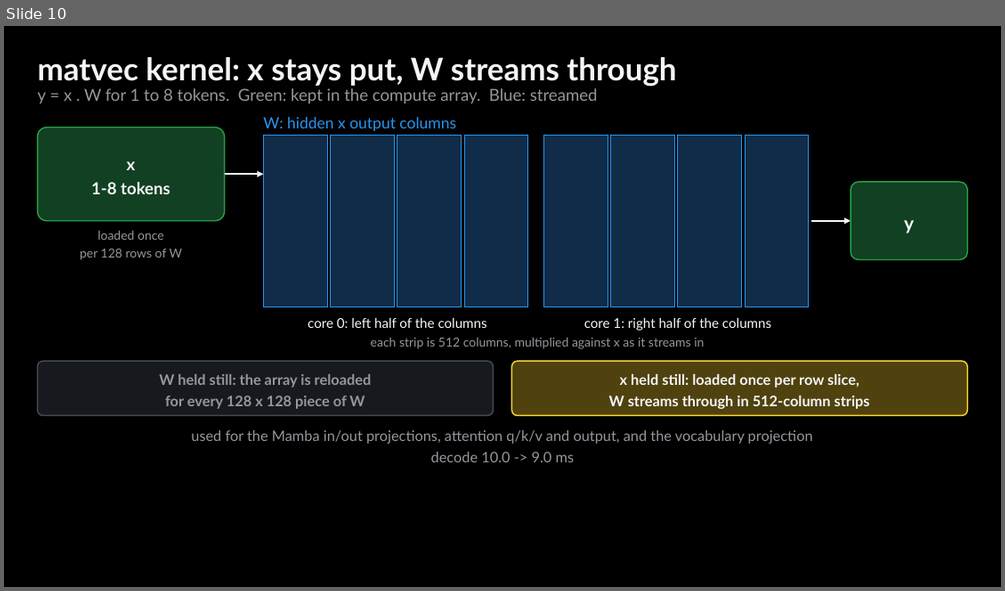
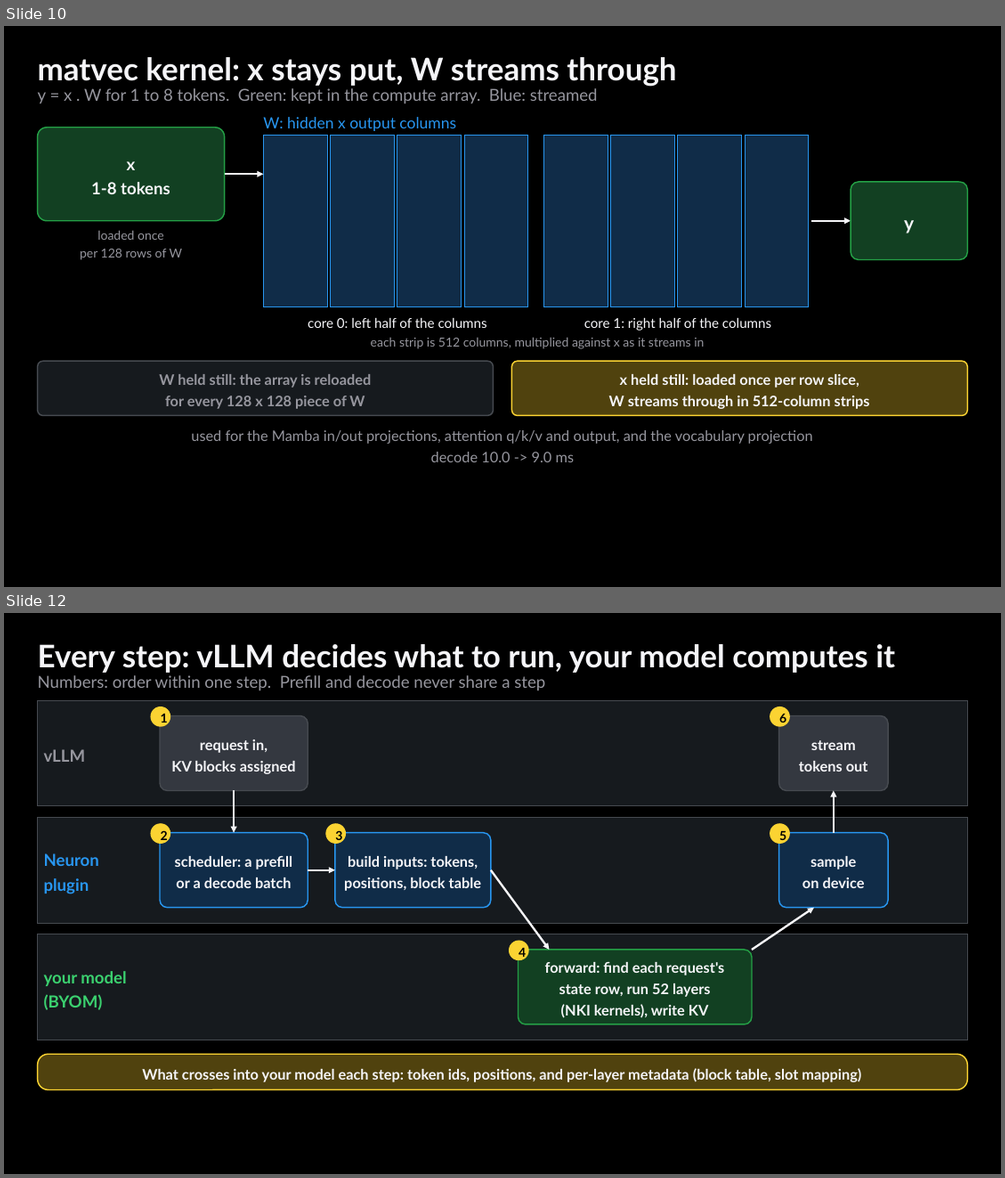
Before and after one commit to littlemex/zenn, a slide deck: diagrams/articles/162e5225ba1c9b-figures.pptx. Shown one above the other, each under a label of ours: slide 10 before the commit, slides 10 and 12 after it; the slides between them are not shown. The pictures are 1005x591 and 1005x1178 pixels, drawn with LibreOffice and Linux fonts; fonts in the diff are those of the drawing. Boxes give left, top, right and bottom in pixels: in the first picture for what was removed or moved away, otherwise in the second. Text is boxed around its words. In the diff, an @@ line names an element or a change of style, - is before the commit and + after.

Commit message:
articles: NemotronH on vLLM Neuron plugin: who calls whom at startup and every step

```diff
--- a/diagrams/articles/162e5225ba1c9b-figures.pptx
+++ b/diagrams/articles/162e5225ba1c9b-figures.pptx
@@ slide 12 added at (4,613,1001,1174), background #000000 @@
@@ text added at (38,644,895,673), 30 pt, text #F5F5F8, bold @@
+Every step: vLLM decides what to run, your model computes it
@@ text added at (38,675,545,690), 16 pt, text #96969E @@
+Numbers: order within one step. Prefill and decode never share a step
@@ rectangle added at (38,700,968,807), fill #161A1E, outline #464A50 0.75 pt @@
@@ ellipse added at (151,706,170,727), fill #FBD332, 12 pt, text #000000, bold @@
+1
@@ rounded rectangle added at (160,716,307,791), fill #343840, outline #464A50 1.25 pt, 14 pt, text #F5F5F8, bold @@
+request in,
+KV blocks assigned
@@ ellipse added at (769,706,790,727), fill #FBD332, 12 pt, text #000000, bold @@
+6
@@ rounded rectangle added at (778,716,888,791), fill #343840, outline #464A50 1.25 pt, 14 pt, text #F5F5F8, bold @@
+stream
+tokens out
@@ text added at (44,749,86,762), 16 pt, text #96969E, bold @@
+vLLM
@@ arrow added from (234, 791) to (234, 833), #F5F5F8 2 pt @@
@@ arrow added from (833, 833) to (833, 791), #F5F5F8 2 pt @@
@@ rectangle added at (38,817,968,924), fill #161A1E, outline #464A50 0.75 pt @@
@@ ellipse added at (151,823,170,844), fill #FBD332, 12 pt, text #000000, bold @@
+2
@@ ellipse added at (325,823,346,844), fill #FBD332, 12 pt, text #000000, bold @@
+3
@@ ellipse added at (769,823,790,844), fill #FBD332, 12 pt, text #000000, bold @@
+5
@@ rounded rectangle added at (160,833,307,908), fill #102C48, outline #2896F0 1.25 pt, 14 pt, text #F5F5F8, bold @@
+scheduler: a prefill
+or a decode batch
@@ rounded rectangle added at (335,833,491,908), fill #102C48, outline #2896F0 1.25 pt, 14 pt, text #F5F5F8, bold @@
+build inputs: tokens,
+positions, block table
@@ rounded rectangle added at (778,833,888,908), fill #102C48, outline #2896F0 1.25 pt, 14 pt, text #F5F5F8, bold @@
+sample
+on device
@@ text added at (44,853,99,894), 16 pt, text #2896F0, bold @@
+Neuron plugin
@@ arrow added from (307, 870) to (335, 870), #F5F5F8 2 pt @@
@@ arrow added from (491, 870) to (550, 949), #F5F5F8 2 pt @@
@@ arrow added from (752, 949) to (814, 908), #F5F5F8 2 pt @@
@@ rectangle added at (38,933,968,1040), fill #161A1E, outline #464A50 0.75 pt @@
@@ ellipse added at (509,941,529,961), fill #FBD332, 12 pt, text #000000, bold @@
+4
@@ rounded rectangle added at (518,949,752,1024), fill #124022, outline #24A046 1.25 pt, 14 pt, text #F5F5F8, bold @@
+forward: find each request's
+state row, run 52 layers
+(NKI kernels), write KV
@@ text added at (44,971,126,1010), 16 pt, text #3BD16F, bold @@
+your model
+(BYOM)
@@ rounded rectangle added at (38,1054,968,1090), fill #50420E, outline #FBD332 1.25 pt, 14 pt, text #F5F5F8, bold @@
+What crosses into your model each step: token ids, positions, and per-layer metadata (block table, slot mapping)
```
Also in this commit, not shown: 1 other slide added, 3 other files.
